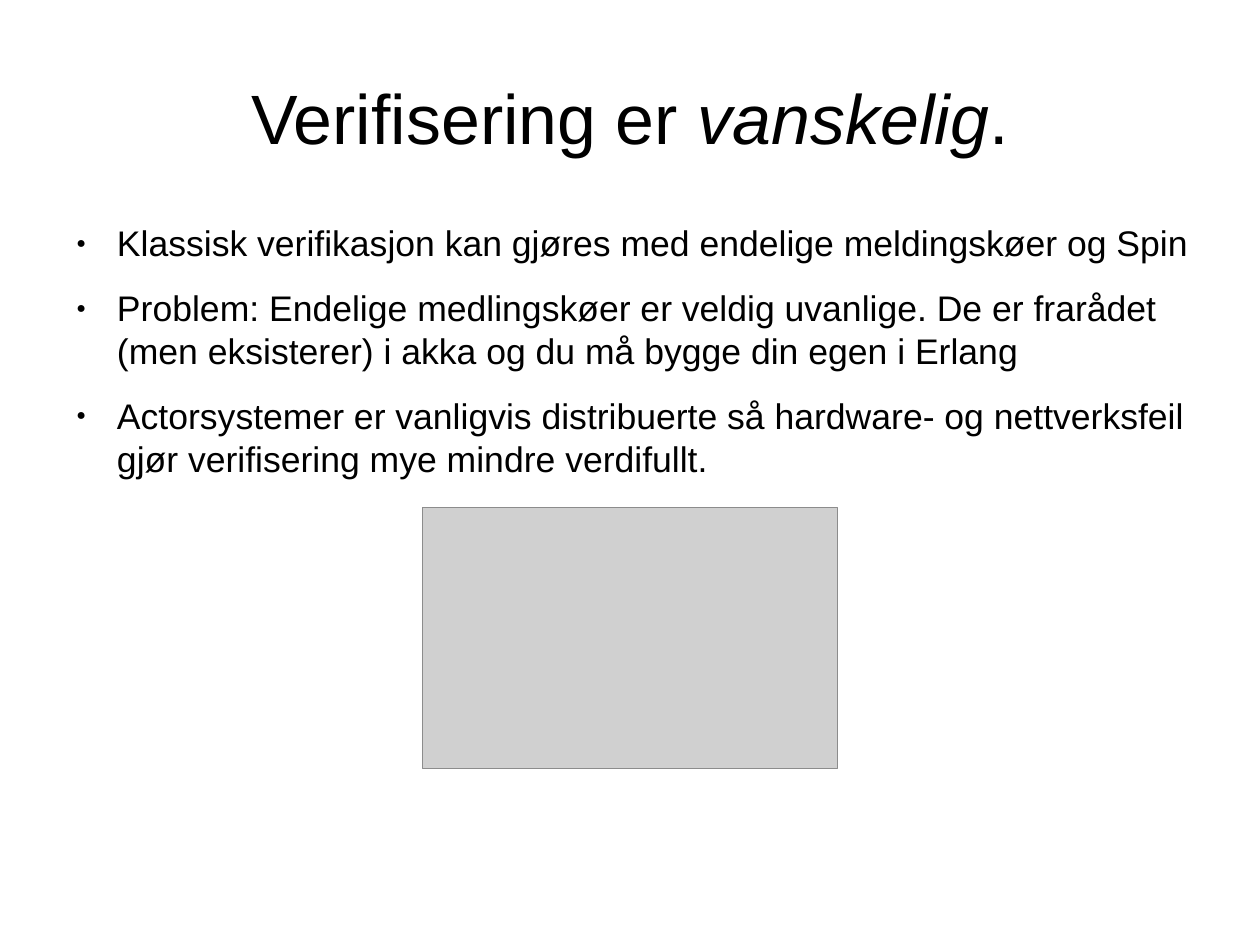
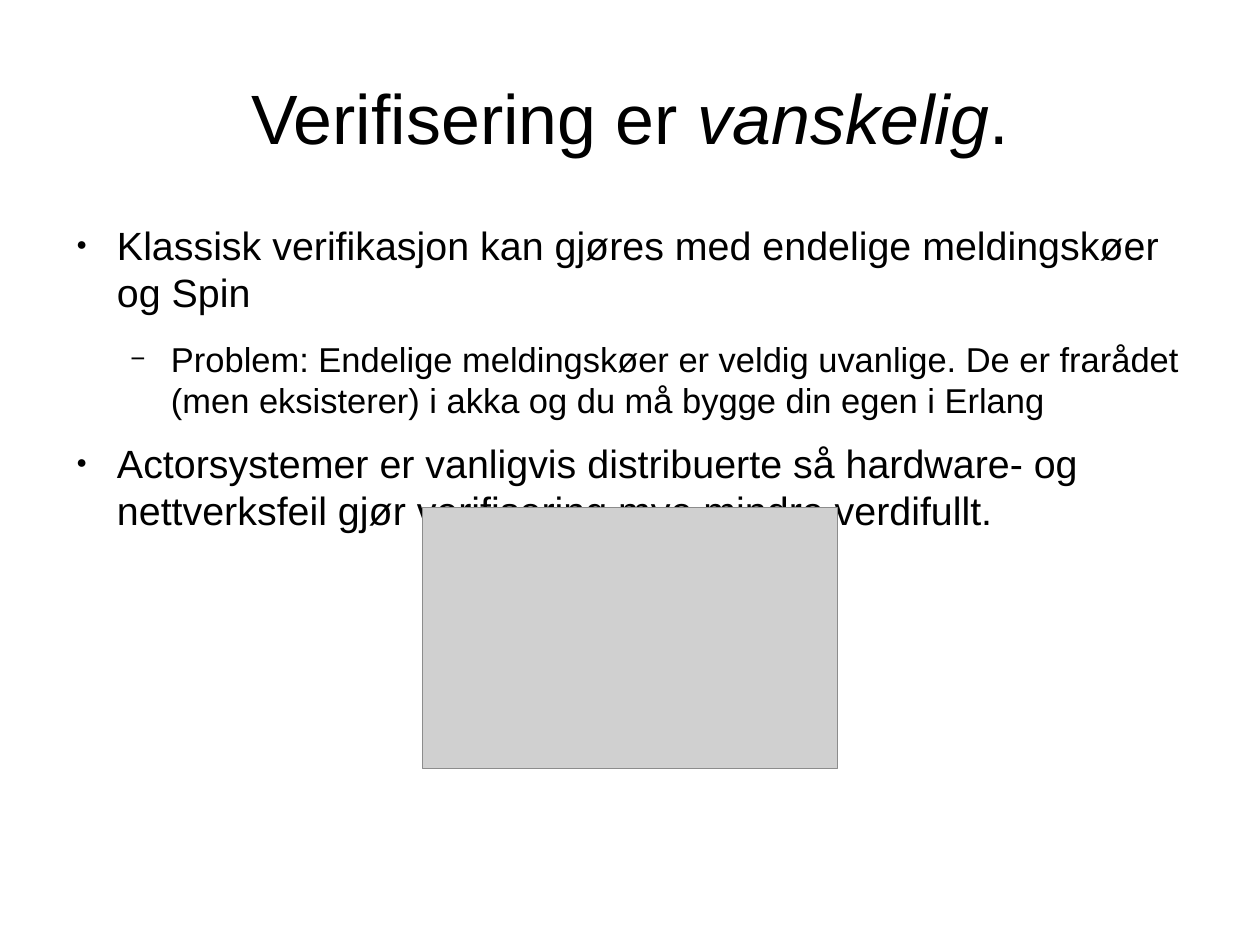
Before and after one commit to tormeh/sanntidpres, a slide deck: slide 8 of Actor model verification talk (norsk).odp. Drawn at 1260x945 pixels with LibreOffice and Linux fonts; fonts in the diff are those of the drawing; grey boxes stand for pictures. Boxes give left, top, right and bottom in pixels: in the first picture for what was removed or moved away, otherwise in the second. Text is boxed around its words. In the diff, an @@ line names an element or a change of style, - is before the commit and + after.

```diff
--- a/Actor model verification talk (norsk).odp
+++ b/Actor model verification talk (norsk).odp
@@ text at (117, 231, 1158, 533): size 22.4 to 24.8 pt in "Klassisk verifikasjon kan gjøres med endelige meldingskøer ...", "Actorsystemer er vanligvis distribuerte så hardware- og ..." @@
@@ text at (171, 344, 1179, 420): text changed; size 22.4 to 21.7 pt @@
-● Problem: Endelige medlingskøer er veldig uvanlige. De er frarådet (men eksisterer) i akka og du må bygge din egen i Erlang
+  − Problem: Endelige meldingskøer er veldig uvanlige. De er frarådet (men eksisterer) i akka og du må bygge din egen i Erlang
```
Also in this commit, not shown: 2 other slides changed, 27 other files.
